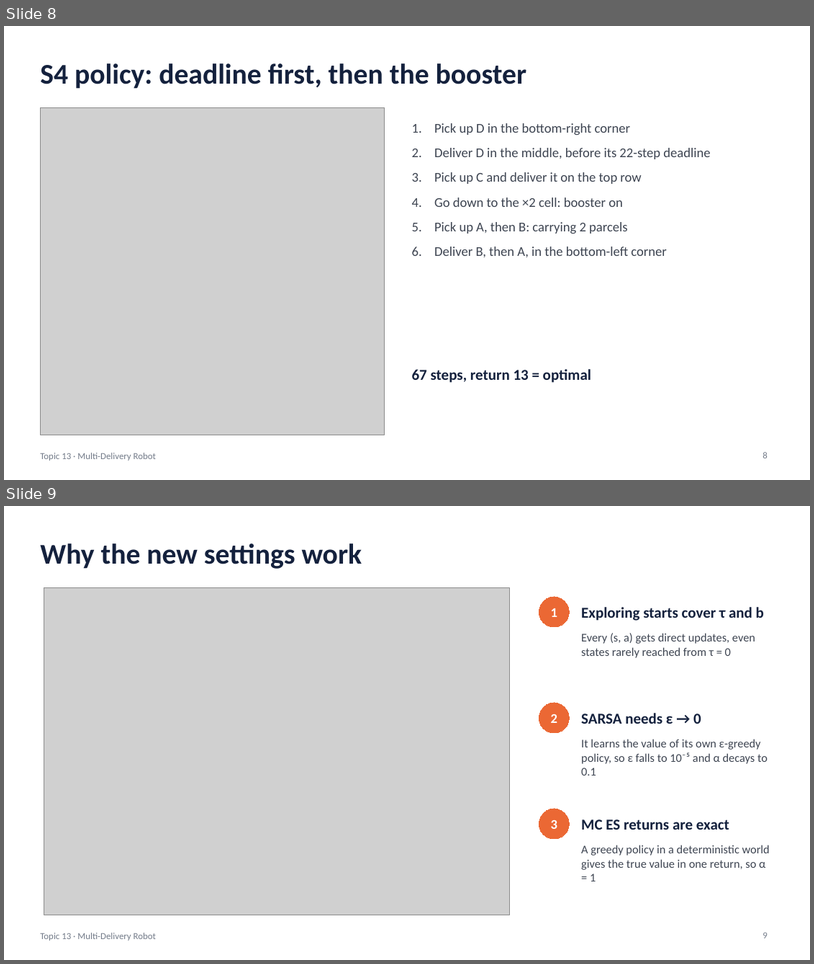
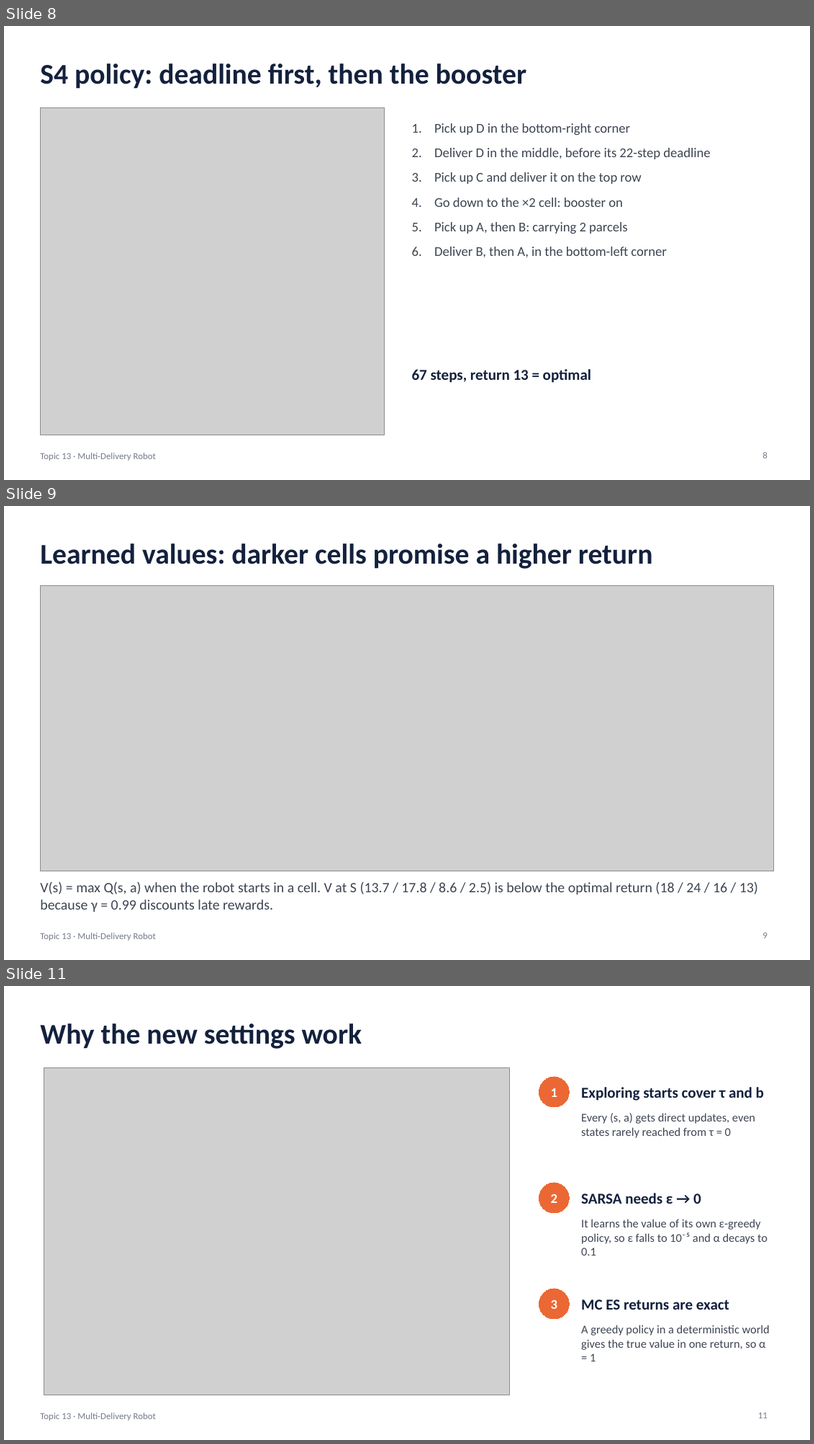
Before and after one commit to Qwup2112/multi-delivery-robot-rl, a slide deck: Nguyen_Quang_Trungg-22011211/Slides_Topic13_MultiDeliveryRobot.pptx. Shown one above the other, each under a label of ours: slides 8 and 9 before the commit, slides 8, 9 and 11 after it; the slides between them are not shown. The pictures are 814x964 and 814x1444 pixels, drawn with LibreOffice and Linux fonts; fonts in the diff are those of the drawing; grey boxes stand for pictures. Boxes give left, top, right and bottom in pixels: in the first picture for what was removed or moved away, otherwise in the second. Text is boxed around its words. In the diff, an @@ line names an element or a change of style, - is before the commit and + after.

```diff
--- a/Nguyen_Quang_Trungg-22011211/Slides_Topic13_MultiDeliveryRobot.pptx
+++ b/Nguyen_Quang_Trungg-22011211/Slides_Topic13_MultiDeliveryRobot.pptx
@@ slide 9 added at bbox=[4, 506, 810, 960], background #FFFFFF; not listed: 1 template element that a slide beside it also shows @@
@@ title added at bbox=[40, 543, 653, 569], 34 pt, text #14213D, bold @@
+Learned values: darker cells promise a higher return
@@ picture added at bbox=[40, 585, 774, 871] @@
@@ text added at bbox=[40, 881, 759, 911], 17 pt, text #3D4451 @@
+V(s) = max Q(s, a) when the robot starts in a cell. V at S (13.7 / 17.8 / 8.6 / 2.5) is below the optimal return (18 / 24 / 16 / 13) because γ = 0.99 discounts late rewards.
@@ page number added at bbox=[763, 932, 767, 938], 11 pt, text #737B89 @@
+9
@@ what was slide 9 is now slide 11 @@
@@ page number at bbox=[759, 1412, 768, 1418]: text changed @@
-9
+11
```
Also in this commit, not shown: 1 other slide added, 3 other files.
